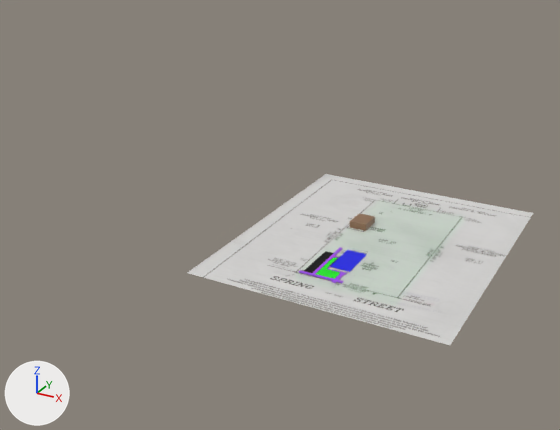
The Blender file Import/TheLot.blend as it was, and as the next commit left it.
The view is the same before and after, from a camera (50 mm lens) standing at (75.9, -206.8, 105.9) and looking at (-18.9, -34.4, 19.8). The lights are fixed; the arrows at lower left show +X, +Y and +Z.

The first picture shows 'Cube.001', 'Ref'.
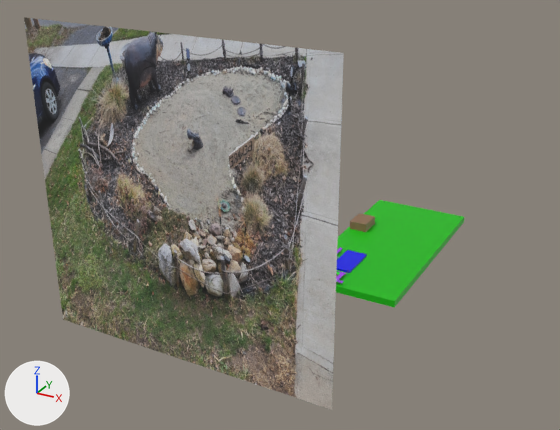
Pixel boxes (x1, y1, x2, y2) of what changed, in the pictures (560 x 430 px):
'Plane', added
    after: (24, 17, 344, 410)
'Ref', hidden
    before: (187, 174, 533, 345)
'Cement', added
    after: (336, 247, 346, 283)
part 1 of me_cube_003, cut back
    before: (299, 247, 346, 283)
'Ground', unchanged, uncovered by the edit
    after: (336, 200, 464, 308)

The change, as a diff of the scene's bpy script:
```diff
--- a/Import/TheLot.blend.py
+++ b/Import/TheLot.blend.py
@@ img_lawnpond_jpg @@
+img_lawnpond_jpg = load_image('lawnPond.jpg', 'lawnPond.jpg', 1716, 966, 'sRGB')
@@ mat_material_006 @@
+mat_material_006 = principled_material('Material.006')
+mat_material_006.base_color = (0.114, 0.0678, 0.0433)  # brown #5f4a3b
@@ mat_material_005 @@
+mat_material_005 = principled_material('Material.005')
+mat_material_005.texture = img_lawnpond_jpg
@@ me_cube_003 @@
 # used by ob_cube_001; location = (-8.1, -23.8, 1.7); scale = (0.387, 0.387, 0.387)
-me_cube_003.from_pydata(...)  # 114 vertices, 107 faces; spans x -16.5..18.8, y -21.6..32.5, z -0.3..0.3
-me_cube_003.materials.append(mat_sidewalk)  # purple #a044e7
+me_cube_003.from_pydata(...)  # 8 vertices, 6 faces; spans x -0.3..0.3, y -0.3..0.3, z -0.3..4.3
+# me_cube_003 part 1
+# 108 vertices are removed from x -16.5..18.8, y -21.6..32.5, z -0.3..0.3
+# 106 faces are deleted
+# 4 vertices move from x -0.3..0.3, y -5.1..0.3, z -0.3..0.3 to x -0.3..0.3, y -0.3..0.3, z -0.3..4.3
+# 2 vertices are added at (0.3, -0.3, -0.3), (0.3, -0.3, 4.3)
+# 5 new faces join them
@@ me_cube_006 @@
+me_cube_006.from_pydata(...)  # 60 vertices, 49 faces; spans x -1.72..11.41, y -16.85..-7.88, z -0.2..0.2
+me_cube_006.materials.append(mat_material_006)  # brown #5f4a3b
@@ me_plane_001 @@
+me_plane_001.from_pydata(...)  # 4 vertices, 1 face; spans x -0.305..0.305, y -0.305..0.305, z 0.0
+me_plane_001.materials.append(mat_material_005)  # picture img_lawnpond_jpg
@@ me_cube_003_1 @@
+me_cube_003_1.from_pydata(...)  # 118 vertices, 110 faces; spans x -16.5..18.8, y -21.6..32.5, z -0.3..0.3
+me_cube_003_1.materials.append(mat_sidewalk)  # purple #a044e7
@@ ob_ref @@
 ob_ref.scale = (127.0, 150.0, 137.0)
+ob_ref.hide_set(True)
@@ ob_lawnpond @@
+ob_lawnpond = bpy.data.objects.new('LawnPond', me_cube_006)
+ob_lawnpond.location = (-8.1, -23.8, 1.7)
+ob_lawnpond.scale = (0.387, 0.387, 0.387)
@@ ob_plane @@
+ob_plane = bpy.data.objects.new('Plane', me_plane_001)
+ob_plane.location = (-16.4, -84.5, 40.3)
+ob_plane.rotation_euler = (1.571, 0.0, 3.142)  # degrees (90, 0, 180)
+ob_plane.scale = (123.0, 123.0, 123.0)
@@ ob_cement @@
+ob_cement = bpy.data.objects.new('Cement', me_cube_003_1)
+ob_cement.location = (-8.1, -23.8, 1.7)
+ob_cement.scale = (0.387, 0.387, 0.387)
```
